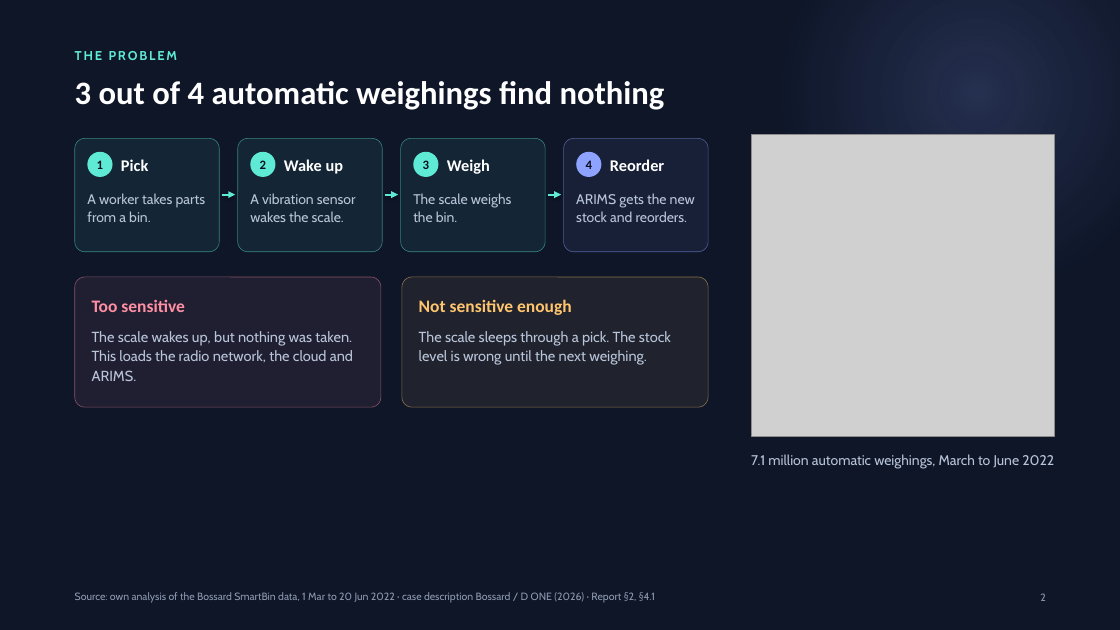
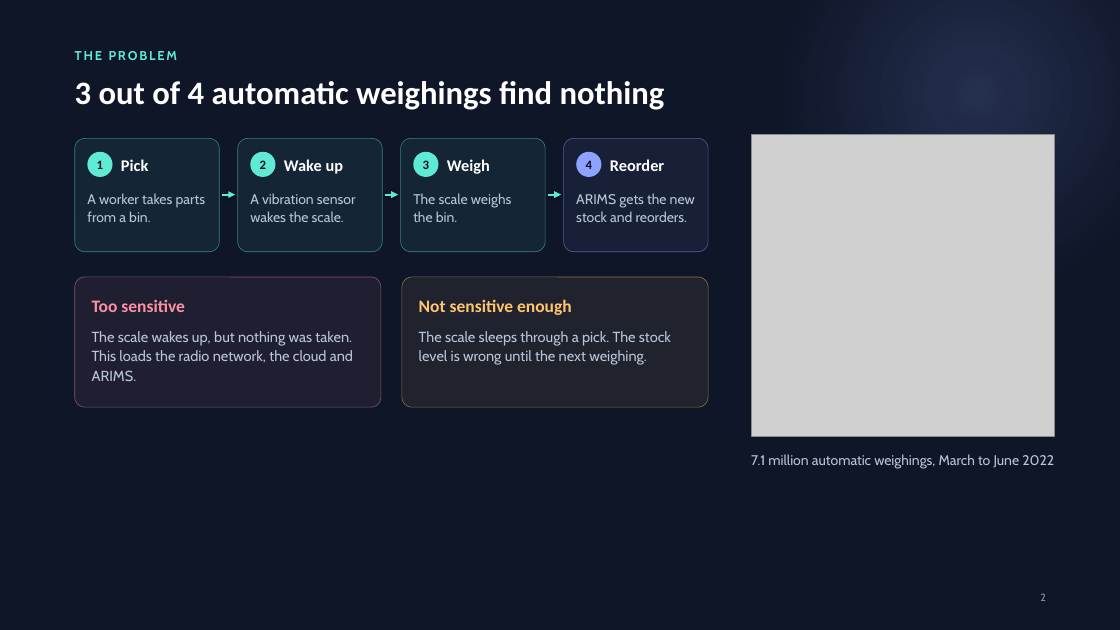
Before and after one commit to erenalpckroglu/smartbin-sensor-optimization, a slide deck: slide 2 of presentation/SmartBin – presentation.pptx. Drawn at 1120x630 pixels with LibreOffice and Linux fonts; fonts in the diff are those of the drawing; grey boxes stand for pictures. Boxes give left, top, right and bottom in pixels: in the first picture for what was removed or moved away, otherwise in the second. Text is boxed around its words. In the diff, an @@ line names an element or a change of style, - is before the commit and + after.

```diff
--- a/presentation/SmartBin – presentation.pptx
+++ b/presentation/SmartBin – presentation.pptx
@@ text removed at [75,592,655,603] @@
-Source: own analysis of the Bossard SmartBin data, 1 Mar to 20 Jun 2022 · case description Bossard / D ONE (2026) · Report §2, §4.1
```
Also in this commit, not shown: 19 other slides changed, 1 other file.
